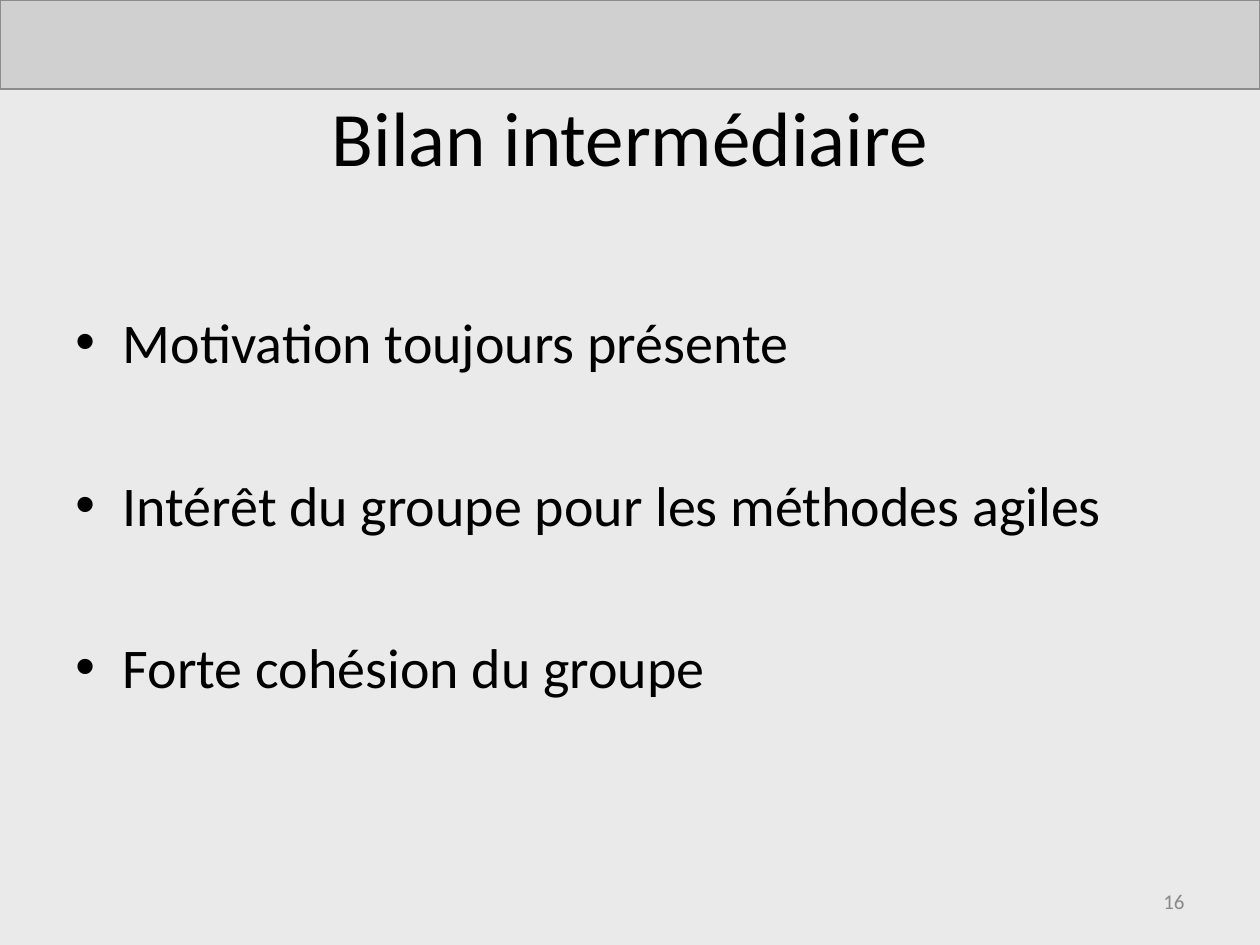
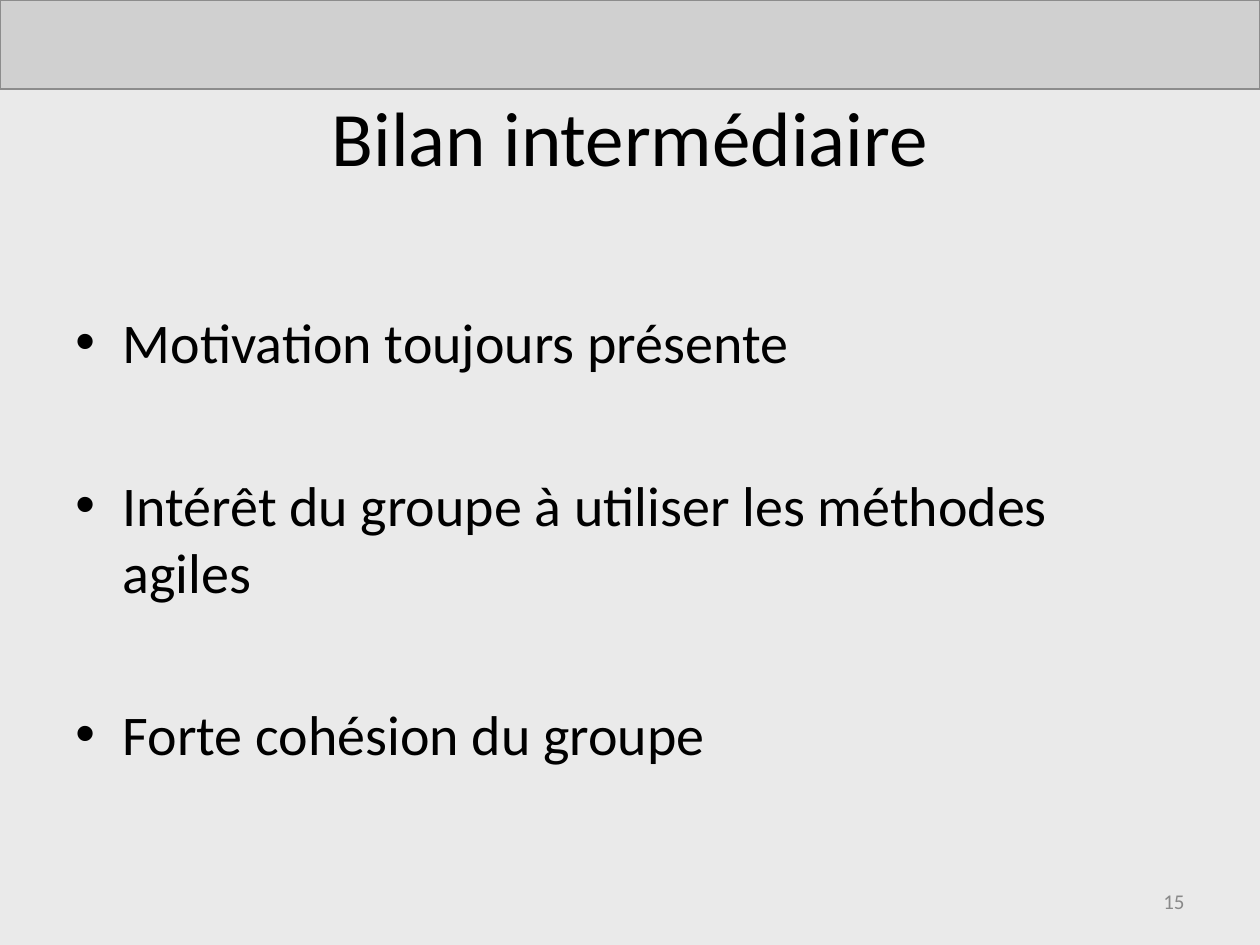
Before and after one commit to AdrienLombard/SimplePass, a slide deck: slide 15 of source/Projet Courchevel - Bilan intermédiaire - Version Adrien.ppt (slide 16 before the commit). Drawn at 1260x945 pixels with LibreOffice and Linux fonts; fonts in the diff are those of the drawing; grey boxes stand for pictures. Boxes give left, top, right and bottom in pixels: in the first picture for what was removed or moved away, otherwise in the second. Text is boxed around its words. In the diff, an @@ line names an element or a change of style, - is before the commit and + after.

```diff
--- a/source/Projet Courchevel - Bilan intermédiaire - Version Adrien.ppt
+++ b/source/Projet Courchevel - Bilan intermédiaire - Version Adrien.ppt
@@ text at (123,487,1047,603): text changed @@
-• Intérêt du groupe pour les méthodes agiles
+• Intérêt du groupe à utiliser les méthodes agiles
@@ page number at (1163,895,1184,909): text changed @@
-16
+15
```
Also in this commit, not shown: 2 other slides changed, 1 slide added, 2 slides removed.
